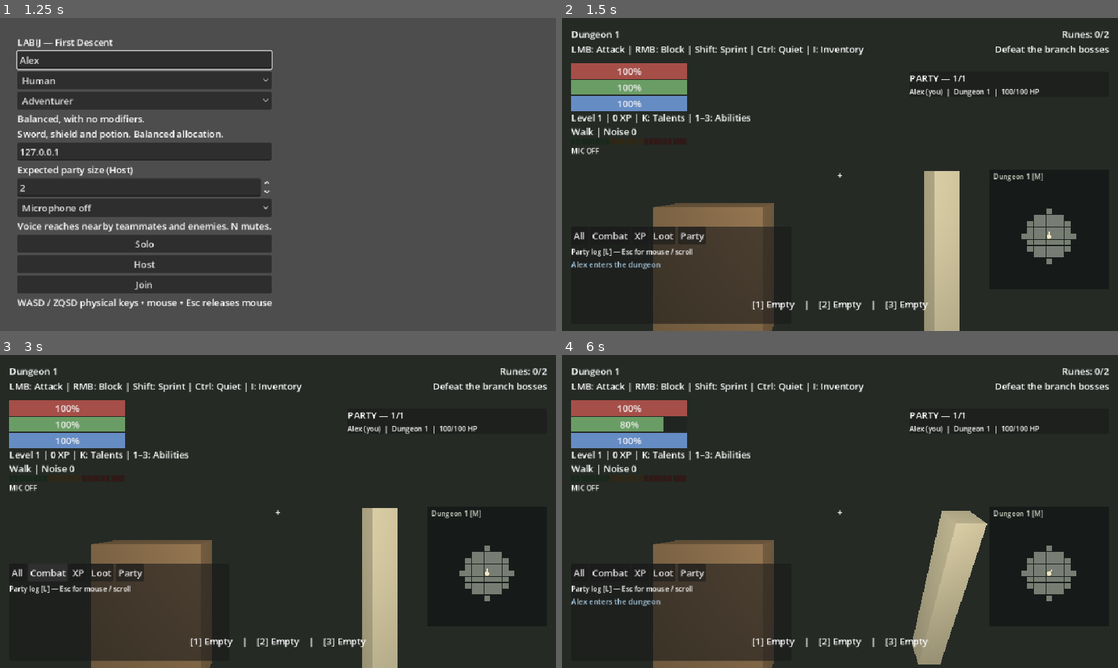
Above: before the commit, frames 1-4 (two rows, left to right).
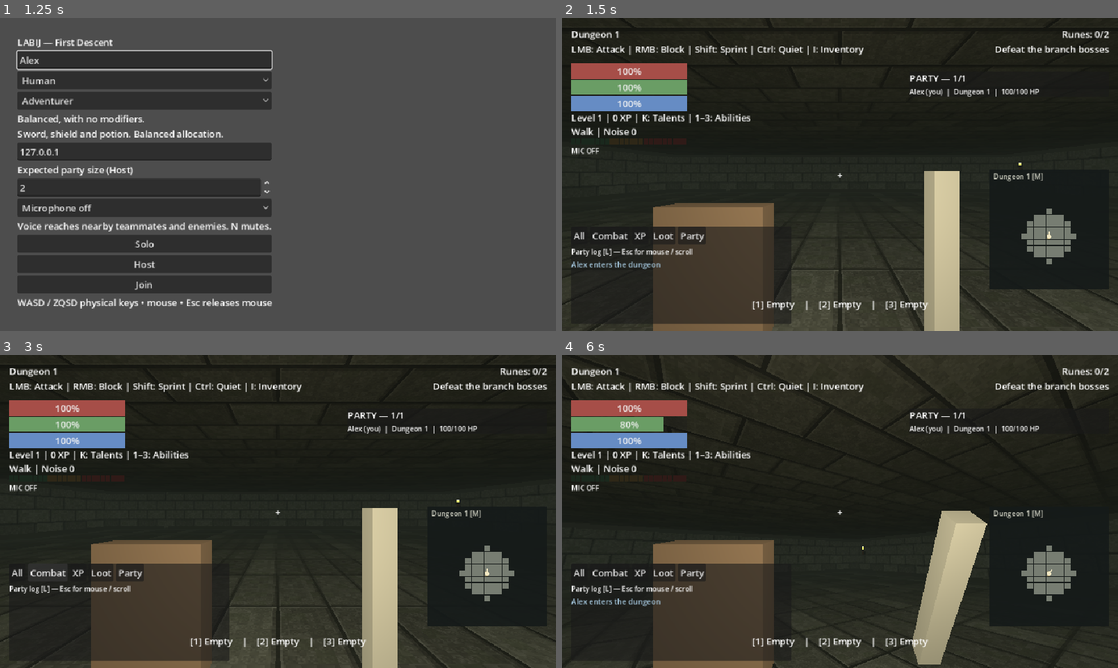
Above: after the commit, the same moments.

Repository: tdonnenfeld/LABIJ
Game: Godot game, scene res://game/main.tscn
Same seed, same stepped clock (60 frames per second), same inputs: the game is played once before the commit and once after it.
Inputs (mouse positions are in pixels of both pictures, inside the frame that each line leads up to):
- Up to frame 1 (1.25 s): click (144, 58) at 0.52 s; type "Alex" at 0.6 s
- Up to frame 2 (1.5 s): click "Solo" at 1.25 s
- Up to frame 3 (3 s): click "All" at 2 s; click "Combat" at 2.75 s
- Up to frame 4 (6 s): click "XP" at 3.5 s; click "Loot" at 4.25 s; click "Party" at 5 s; tap Enter at 5.75 s; move the mouse to (867, 511) at 5.77 s; hold W from 5.78 s (still down); tap N at 5.85 s; click (867, 511) at 5.92 s

Frame 1 is identical in both runs. In frame 2, 2.4% of the frame differs, in the area x 0-100%, y 46-100%; in frame 3, 2.4%; in frame 4, 0.2%.
Error before the commit: Parse Error: The member "Theme" shadows a native class. (res://game/visuals/dungeon_visual_builder.gd:3)

Commit message:
Avoid shadowing Godot Theme class in visual builder

Diff:
--- a/game/visuals/dungeon_visual_builder.gd
+++ b/game/visuals/dungeon_visual_builder.gd
@@ -1,6 +1,6 @@
 extends Node3D
 
-const Theme = preload("res://game/visuals/stone_theme.gd")
+const StoneKit = preload("res://game/visuals/stone_theme.gd")
 const CELL := 3.0
 const CHUNK := 8
 const LIGHT_LIMIT := 4
@@ -82,7 +82,7 @@
 	for batch in batches.values():
 		var mesh := BoxMesh.new()
 		mesh.size = Vector3.ONE
-		mesh.material = Theme.material(batch.material)
+		mesh.material = StoneKit.material(batch.material)
 		var multimesh := MultiMesh.new()
 		multimesh.transform_format = MultiMesh.TRANSFORM_3D
 		multimesh.mesh = mesh
@@ -113,8 +113,8 @@
 			lights[i].light_energy = 1.65 + 0.14 * sin(time * 7.7 + phase) + 0.09 * sin(time * 13.0 + phase)
 
 static func route_marker(parent: Node3D, at: Vector3, color: Color, descending: bool) -> void:
-	var stone := Theme.material("wall")
-	var accent := Theme.solid(color, 0.65)
+	var stone := StoneKit.material("wall")
+	var accent := StoneKit.solid(color, 0.65)
 	for i in range(3):
 		var step := MeshInstance3D.new()
 		var mesh := BoxMesh.new()
